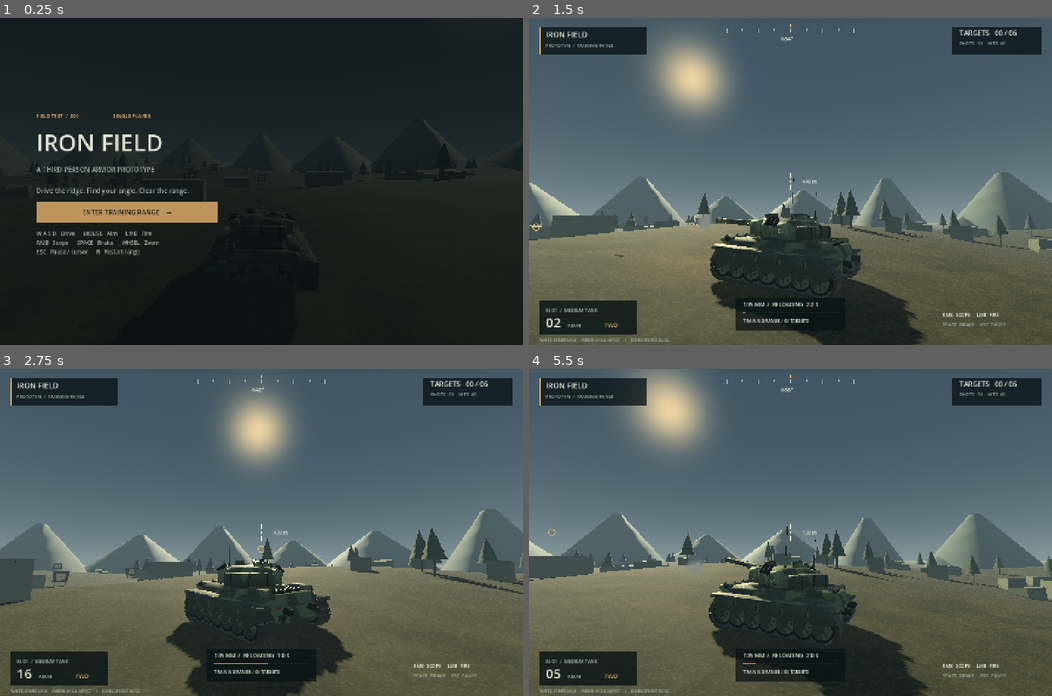
Above: before the commit, frames 1-4 (two rows, left to right).
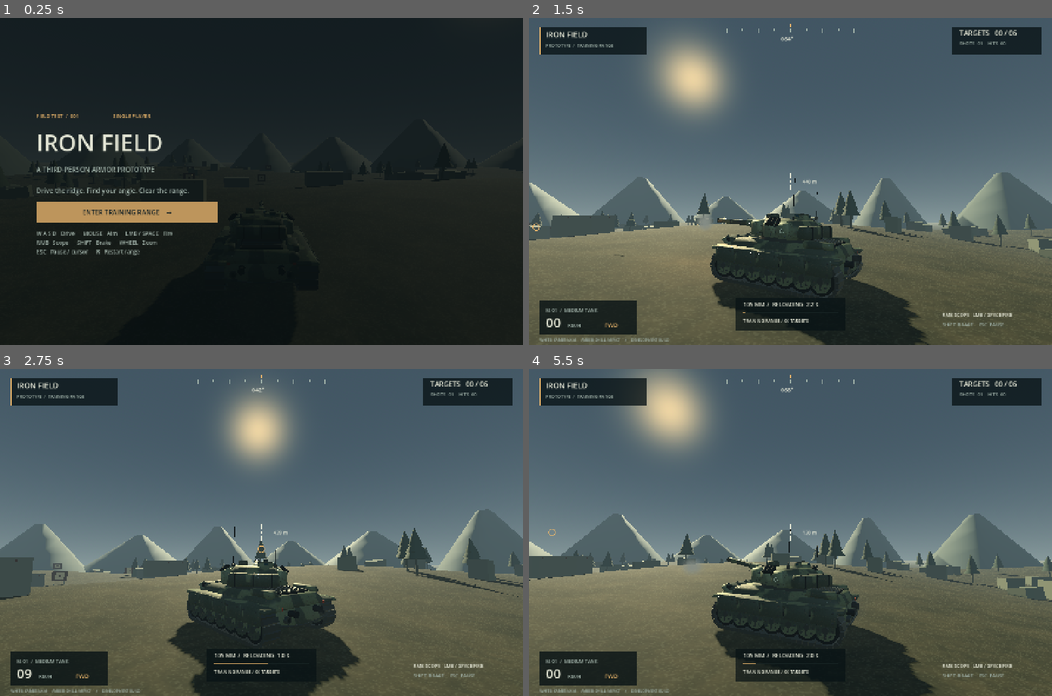
Above: after the commit, the same moments.

Repository: IXYTYXI/3d_tank_wall
Game: Godot game, scene res://scenes/main.tscn
Same seed, same stepped clock (60 frames per second), same inputs: the game is played once before the commit and once after it.
Inputs (mouse positions are in pixels of both pictures, inside the frame that each line leads up to):
- Up to frame 1 (0.25 s): no input
- Up to frame 2 (1.5 s): click "ENTER TRAINING RANGE →" at 0.5 s; tap Enter at 1.25 s; move the mouse to (816, 181) at 1.27 s; hold W from 1.28 s (still down); hold Shift from 1.28 s (still down); click (816, 181) at 1.42 s
- Up to frame 3 (2.75 s): keep holding W; tap Space at 1.52, 1.55, 1.82, 2.1, 2.27, 2.57 s; move the mouse to (235, 532) at 2.02 s; release Shift at 2.03 s; click (235, 532) at 2.17 s; tap Shift at 2.3 s
- Up to frame 4 (5.5 s): move the mouse to (800, 525) at 2.77 s; hold Shift 2.78-3.53 s; click (800, 525) at 2.92 s; tap Space at 3.05, 3.77, 4.07, 5.27, 5.3 s; move the mouse to (785, 539) at 3.52 s; tap R at 3.6 s; click (785, 539) at 3.67 s; tap Shift at 3.8 s; release W at 4.25 s; click "ENTER TRAINING RANGE →" at 4.25 s; move the mouse to (827, 535) at 5.02 s; hold W from 5.03 s (still down); hold Shift from 5.03 s (still down); click (827, 535) at 5.17 s

The runs differ from the first frame. In frame 1, 0.2% of the frame differs, in the area x 15-33%, y 65-70%; in frame 2, 0.8%; in frame 3, 5.3%, in the area x 0-100%, y 42-100%; in frame 4, 2.0%.

Commit message:
feat: bind space to fire and shift to brake

Diff:
--- a/scripts/hud.gd
+++ b/scripts/hud.gd
@@ -56,7 +56,7 @@
 	button.pressed.connect(func(): game.set_playing(true))
 	column.add_child(button)
 	var controls := Label.new()
-	controls.text = "W A S D   Drive      MOUSE   Aim      LMB   Fire\nRMB   Scope      SPACE   Brake      WHEEL   Zoom\nESC   Pause / cursor      R   Restart range"
+	controls.text = "W A S D   Drive      MOUSE   Aim      LMB / SPACE   Fire\nRMB   Scope      SHIFT   Brake      WHEEL   Zoom\nESC   Pause / cursor      R   Restart range"
 	controls.add_theme_color_override("font_color", muted)
 	controls.add_theme_font_size_override("font_size", 15)
 	column.add_child(controls)
@@ -125,6 +125,6 @@
 	draw_rect(Rect2(c.x - 130, h - 91, progress * 260, 3), amber)
 	label_at(Vector2(c.x - 130, h - 106), "105 MM  /  " + ("READY" if game.cooldown <= 0 else "RELOADING  %.1f s" % game.cooldown), 15)
 	label_at(Vector2(c.x - 130, h - 62), game.message, 12, ivory)
-	label_at(Vector2(w - 302, h - 78), "RMB  SCOPE     LMB  FIRE", 13)
-	label_at(Vector2(w - 302, h - 51), "SPACE  BRAKE     ESC  PAUSE", 13, muted)
+	label_at(Vector2(w - 302, h - 78), "RMB SCOPE   LMB / SPACE FIRE", 13)
+	label_at(Vector2(w - 302, h - 51), "SHIFT  BRAKE     ESC  PAUSE", 13, muted)
 	label_at(Vector2(30, h - 10), "WHITE: CAMERA AIM     AMBER: SHELL IMPACT     /     DEVELOPMENT BUILD", 10, muted)
--- a/scripts/main.gd
+++ b/scripts/main.gd
@@ -149,7 +149,7 @@
 	scoped = Input.is_mouse_button_pressed(MOUSE_BUTTON_RIGHT)
 	tank.throttle = float(Input.is_physical_key_pressed(KEY_W)) - float(Input.is_physical_key_pressed(KEY_S))
 	tank.steering = float(Input.is_physical_key_pressed(KEY_A)) - float(Input.is_physical_key_pressed(KEY_D))
-	tank.brake = Input.is_physical_key_pressed(KEY_SPACE)
+	tank.brake = Input.is_physical_key_pressed(KEY_SHIFT)
 	pivot.position = pivot.position.lerp(tank.position + Vector3(0, 2.8 if scoped else 3.7, 0), 1 - exp(-10 * dt))
 	pivot.rotation = Vector3(pitch, yaw, 0)
 	arm.spring_length = 0.0 if scoped else zoom
@@ -183,7 +183,7 @@
 			muzzle_hit = pos
 	cooldown = maxf(0, cooldown - dt)
 	hit_flash = maxf(0, hit_flash - dt)
-	if Input.is_mouse_button_pressed(MOUSE_BUTTON_LEFT) and cooldown <= 0:
+	if (Input.is_mouse_button_pressed(MOUSE_BUTTON_LEFT) or Input.is_physical_key_pressed(KEY_SPACE)) and cooldown <= 0:
 		fire()
 	update_shells(dt)
 	fx.drive(tank.model, tank.speed, tank.steering, dt)
--- a/tests/integration.gd
+++ b/tests/integration.gd
@@ -84,6 +84,35 @@
 	await frames(5)
 	check(game.arm.get_hit_length() > 9, "Spring arm restores after obstruction removed")
 	game.playing = true
+	var fire_key := InputEventKey.new()
+	fire_key.physical_keycode = KEY_SPACE
+	fire_key.pressed = true
+	Input.parse_input_event(fire_key)
+	Input.flush_buffered_events()
+	game.cooldown = 0
+	var initial_shots: int = game.shots
+	game._physics_process(0.01)
+	check(game.shots == initial_shots + 1, "Space fires the cannon")
+	check(not game.tank.brake, "Space firing does not apply the brake")
+	game._physics_process(0.01)
+	check(game.shots == initial_shots + 1, "Holding space respects reload time")
+	game.cooldown = 0
+	game._physics_process(0.01)
+	check(game.shots == initial_shots + 2, "Held space fires again after reload")
+	fire_key = fire_key.duplicate()
+	fire_key.pressed = false
+	Input.parse_input_event(fire_key)
+	var brake_key := InputEventKey.new()
+	brake_key.physical_keycode = KEY_SHIFT
+	brake_key.pressed = true
+	Input.parse_input_event(brake_key)
+	Input.flush_buffered_events()
+	game._physics_process(0.01)
+	check(game.tank.brake, "Shift applies the brake")
+	brake_key = brake_key.duplicate()
+	brake_key.pressed = false
+	Input.parse_input_event(brake_key)
+	Input.flush_buffered_events()
 	var scope_event := InputEventMouseButton.new()
 	scope_event.button_index = MOUSE_BUTTON_RIGHT
 	scope_event.pressed = true
Not shown, changed: README.md
